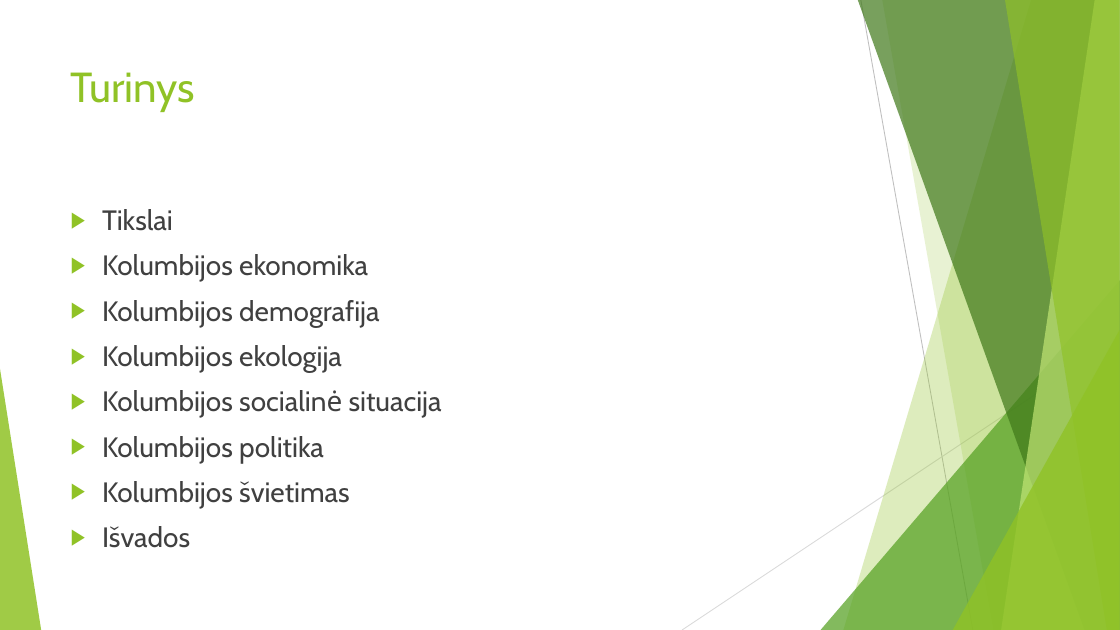
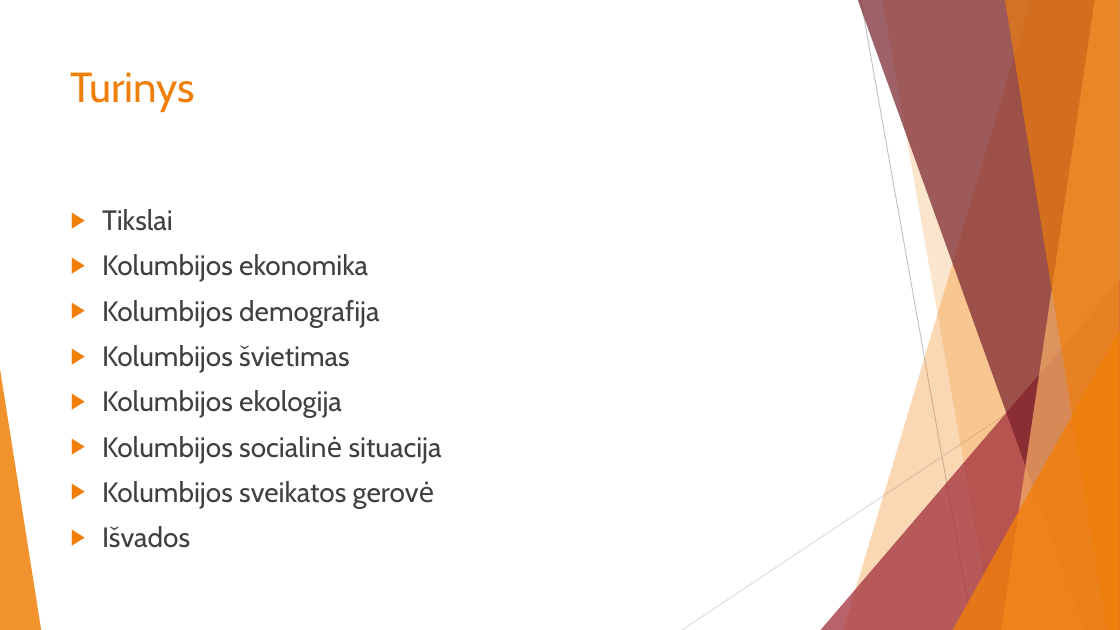
Before and after one commit to ZilvinasAbr/SocialinesRaidosProjektas, a slide deck: slide 2 of Pristatymas.pptx. Drawn at 1120x630 pixels with LibreOffice and Linux fonts; fonts in the diff are those of the drawing. Boxes give left, top, right and bottom in pixels: in the first picture for what was removed or moved away, otherwise in the second. Text is boxed around its words. In the diff, an @@ line names an element or a change of style, - is before the commit and + after.

```diff
--- a/Pristatymas.pptx
+++ b/Pristatymas.pptx
@@ freeform shape at (844,0,1120,630): fill #90C226 at 30% opacity to #F07F09 at 30% opacity @@
@@ freeform shape at (858,0,1120,630): fill #3F7819 at 70% opacity to #771F28 at 70% opacity @@
@@ freeform shape at (882,0,1120,630): fill #90C226 at 20% opacity to #F07F09 at 20% opacity @@
@@ freeform shape at (1002,0,1120,630): fill #C0E474 at 70% opacity to #F9B268 at 70% opacity @@
@@ freeform shape at (1005,0,1120,630): fill #90C226 at 65% opacity to #F07F09 at 65% opacity @@
@@ title "Turinys" at (71,72,195,112): text colour #90C226 to #F07F09 @@
@@ text at (102,209,442,548): bullet colour #90C226 to #F07F09 @@
@@ triangle at (821,280,1120,630): fill #54A021 at 72% opacity to #9F2936 at 72% opacity @@
@@ text at (102,345,350,372): paragraph added @@
+▶ Kolumbijos švietimas
@@ triangle at (953,330,1120,630): fill #90C226 at 80% opacity to #F07F09 at 80% opacity @@
@@ triangle at (0,369,41,630): fill #90C226 at 85% opacity to #F07F09 at 85% opacity @@
@@ text at (102,481,435,508): text changed @@
-▶ Kolumbijos politika
-▶ Kolumbijos švietimas
+▶ Kolumbijos sveikatos gerovė
```
Also in this commit, not shown: 15 other slides changed, 9 slides added, 1 slide removed, 1 other file.
